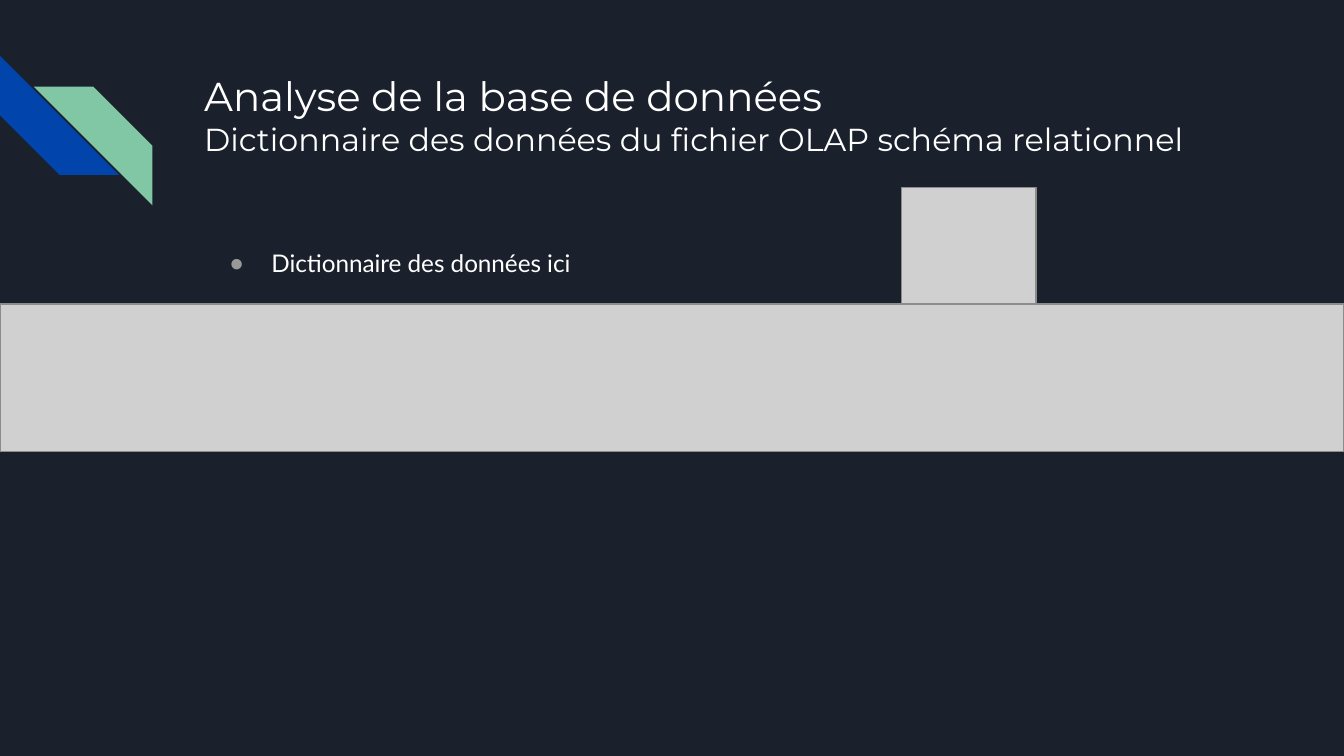
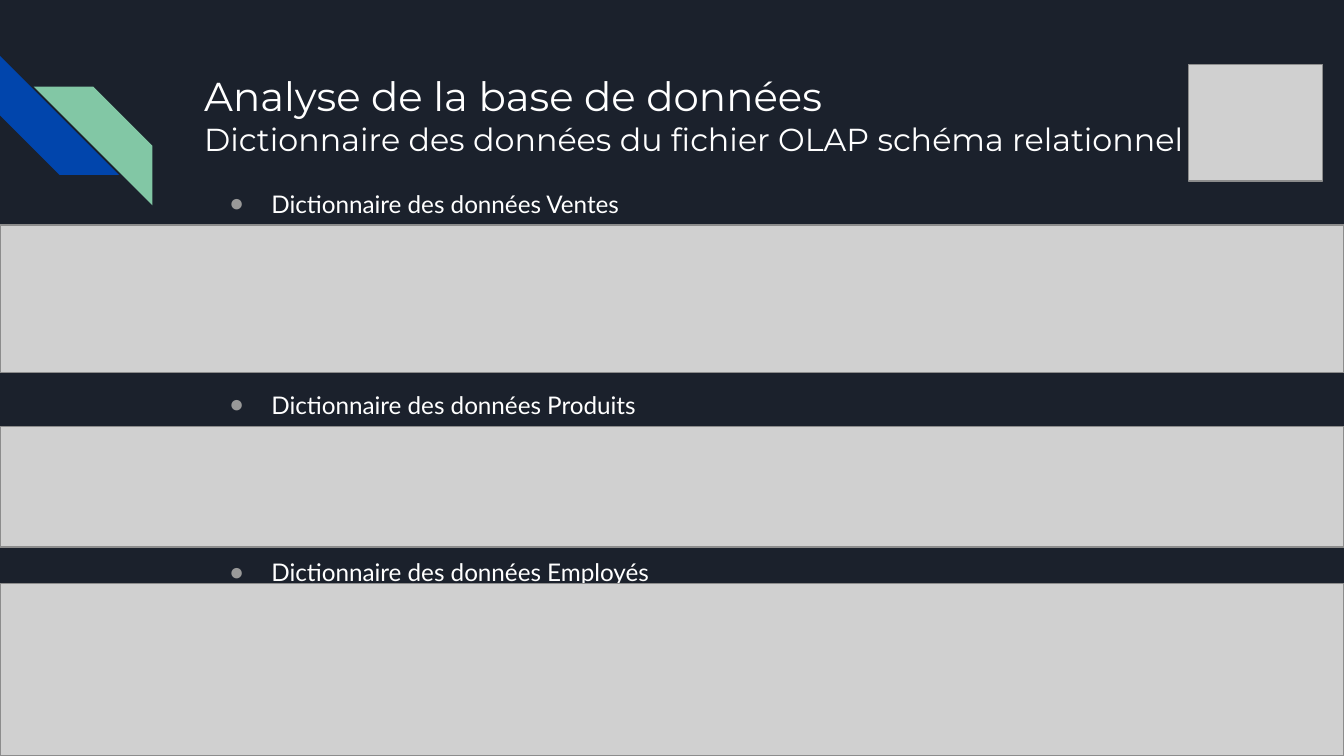
Before and after one commit to Sebules/Project_4_OpenClassrooms_Data_Engineer, a slide deck: slide 4 of presentation_sebastien_ulesie.pptx. Drawn at 1344x756 pixels with LibreOffice and Linux fonts; fonts in the diff are those of the drawing; grey boxes stand for pictures. Boxes give left, top, right and bottom in pixels: in the first picture for what was removed or moved away, otherwise in the second. Text is boxed around its words. In the diff, an @@ line names an element or a change of style, - is before the commit and + after.

```diff
--- a/presentation_sebastien_ulesie.pptx
+++ b/presentation_sebastien_ulesie.pptx
@@ picture added at (1188,65,1322,181) @@
@@ text at (271,195,649,587): text changed @@
-● Dictionnaire des données ici
+● Dictionnaire des données Ventes
+● Dictionnaire des données Produits
+● Dictionnaire des données Employés
@@ picture removed at (902,188,1036,305) @@
@@ picture: place and size @@
-picture at (0,304,1344,452)
+picture at (0,224,1344,372)
@@ picture added at (0,426,1344,547) @@
@@ picture added at (0,583,1344,755) @@
```
Also in this commit, not shown: 2 other slides changed, 1 slide added.
